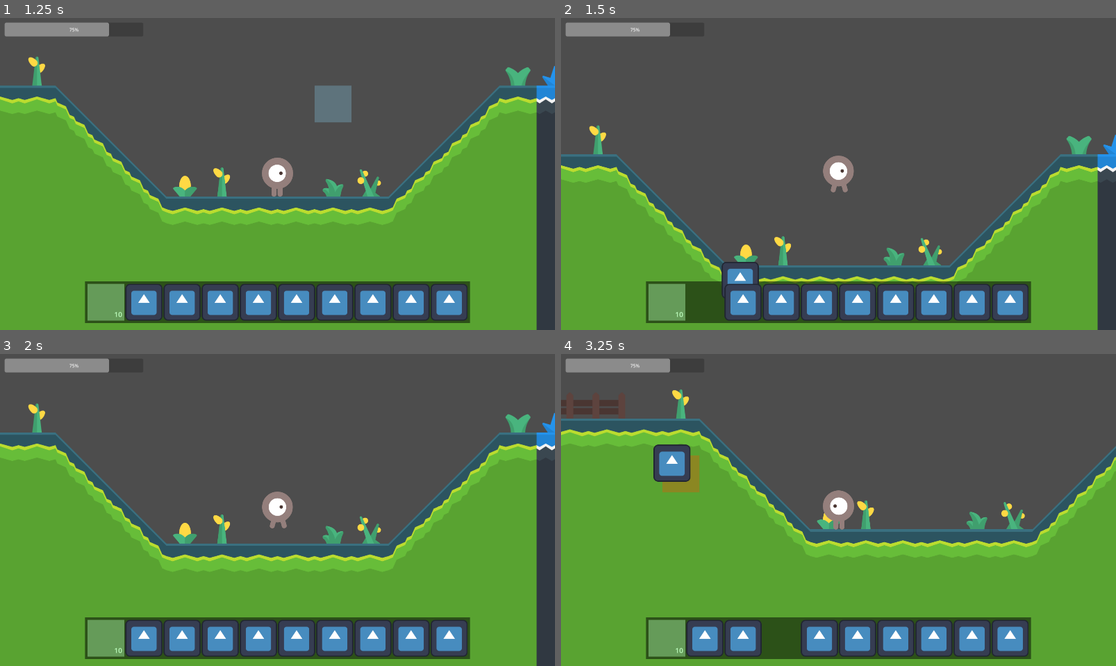
Above: before the commit, frames 1-4 (two rows, left to right).
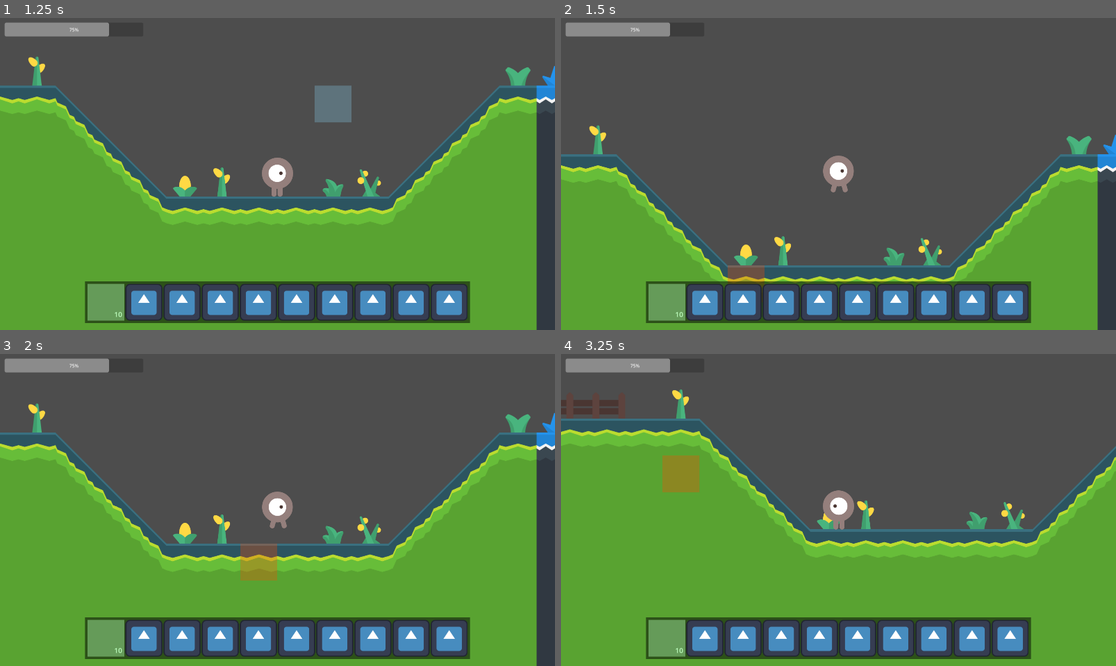
Above: after the commit, the same moments.

Repository: ichi-pg/godot-craft
Game: Godot game, scene res://main/main.tscn
The game is run twice, just before and just after one commit, with the same random seed, the same clock (stepped at 60 frames per second) and the same inputs. The engine's default icon, where the game draws it, is replaced by a stand-in: a white triangle on a blue panel in a dark square.
Inputs (mouse positions are in pixels of both pictures, inside the frame that each line leads up to):
- Up to frame 1 (1.25 s): tap Enter at 0.5 s; drag from (105, 301) to (333, 105) at 0.52 s
- Up to frame 2 (1.5 s): tap Space (battle_jump) at 1.25 s; drag from (705, 301) to (810, 236) at 1.27 s
- Up to frame 3 (2 s): no input
- Up to frame 4 (3.25 s): move the mouse to (744, 637) at 2.02 s; press the mouse at (744, 637) at 2.03 s; hold A (move_left) 2.03-2.75 s; tap Shift (battle_dodge) at 2.1 s; release the mouse at (744, 637) at 2.75 s; drag from (783, 637) to (672, 463) at 2.77 s

Frame 1 is identical in both runs. In frame 2, 1.3% of the frame differs, in the area x 22-37%, y 78-97%; in frame 3, 0.8%; in frame 4, 1.6%, in the area x 16-44%, y 28-97%.

Commit message:
Drag and swap item

Diff:
--- a/item/item.gd
+++ b/item/item.gd
@@ -3,6 +3,9 @@
 class_name Item
 
 const null_texture = preload("res://main/icon.svg")
+
+static var dragged_item: Item
+static var entered_item: Item
 
 var category = Common.ItemCategory.NULL
 var item_id = 0
@@ -13,10 +16,10 @@
 @onready var viewport = get_viewport()
 
 
-func init(_category, _item_id, _amount):
-	category = _category
-	item_id = _item_id
-	amount = _amount
+func init(category, item_id, amount):
+	self.category = category
+	self.item_id = item_id
+	self.amount = amount
 	match category:
 		Common.ItemCategory.NULL:
 			texture = null_texture
@@ -26,16 +29,45 @@
 	$Label.visible = category != Common.ItemCategory.NULL
 
 
-func increment(_amount):
-	amount = max(amount + _amount, 0)
-	label.text = str(amount)
+func increment(amount):
+	self.amount = max(self.amount + amount, 0)
+	label.text = str(self.amount)
+
+
+func swap_items(item):
+	if not item:
+		return
+	var category = self.category
+	var item_id = self.item_id
+	var amount = self.amount
+	init(item.category, item.item_id, item.amount)
+	item.init(category, item_id, amount)
 
 
 func _gui_input(event):
+	if category == Common.ItemCategory.NULL:
+		return
 	if Input.is_action_just_pressed("battle_attack"):
 		base_position = global_position
+		dragged_item = self
 	elif Input.is_action_just_released("battle_attack"):
 		global_position = base_position
-		# TODO get cross item and move child
+		swap_items(entered_item)
+		# TODO drop on level
+		# TODO drop on inventory
+		dragged_item = null
+		entered_item = null
 	elif Input.is_action_pressed("battle_attack"):
-		global_position = viewport.get_mouse_position() - size / 2
+		global_position = viewport.get_mouse_position() - size * 0.5
+
+
+func _input(event):
+	# TODO can be simply
+	if dragged_item == null:
+		return
+	if dragged_item == self:
+		return
+	if not event is InputEventMouseMotion:
+		return
+	if get_global_rect().has_point(viewport.get_mouse_position()):
+		entered_item = self
--- a/item/item.tscn
+++ b/item/item.tscn
@@ -26,5 +26,3 @@
 theme_override_font_sizes/font_size = 24
 text = "123"
 horizontal_alignment = 2
-
-[connection signal="mouse_entered" from="." to="." method="_on_mouse_entered"]
--- a/main/common.gd
+++ b/main/common.gd
@@ -22,10 +22,12 @@
 
 
 func get_tile_id(coord: Vector2i) -> int:
+	# TODO cache
 	return coord.x + coord.y * 100 + 101
 
 
 func get_tile_coord(tile_id: int) -> Vector2i:
+	# TODO cache
 	return Vector2i(tile_id % 100 - 1, int(tile_id / 100) - 1)
 
 
